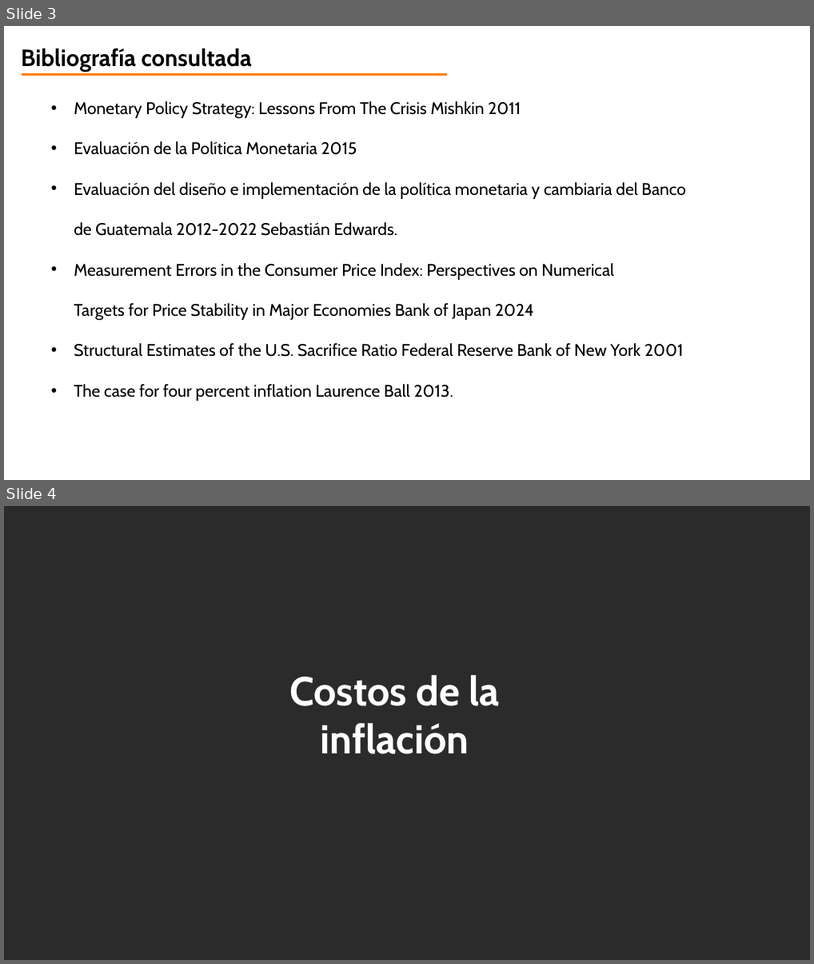
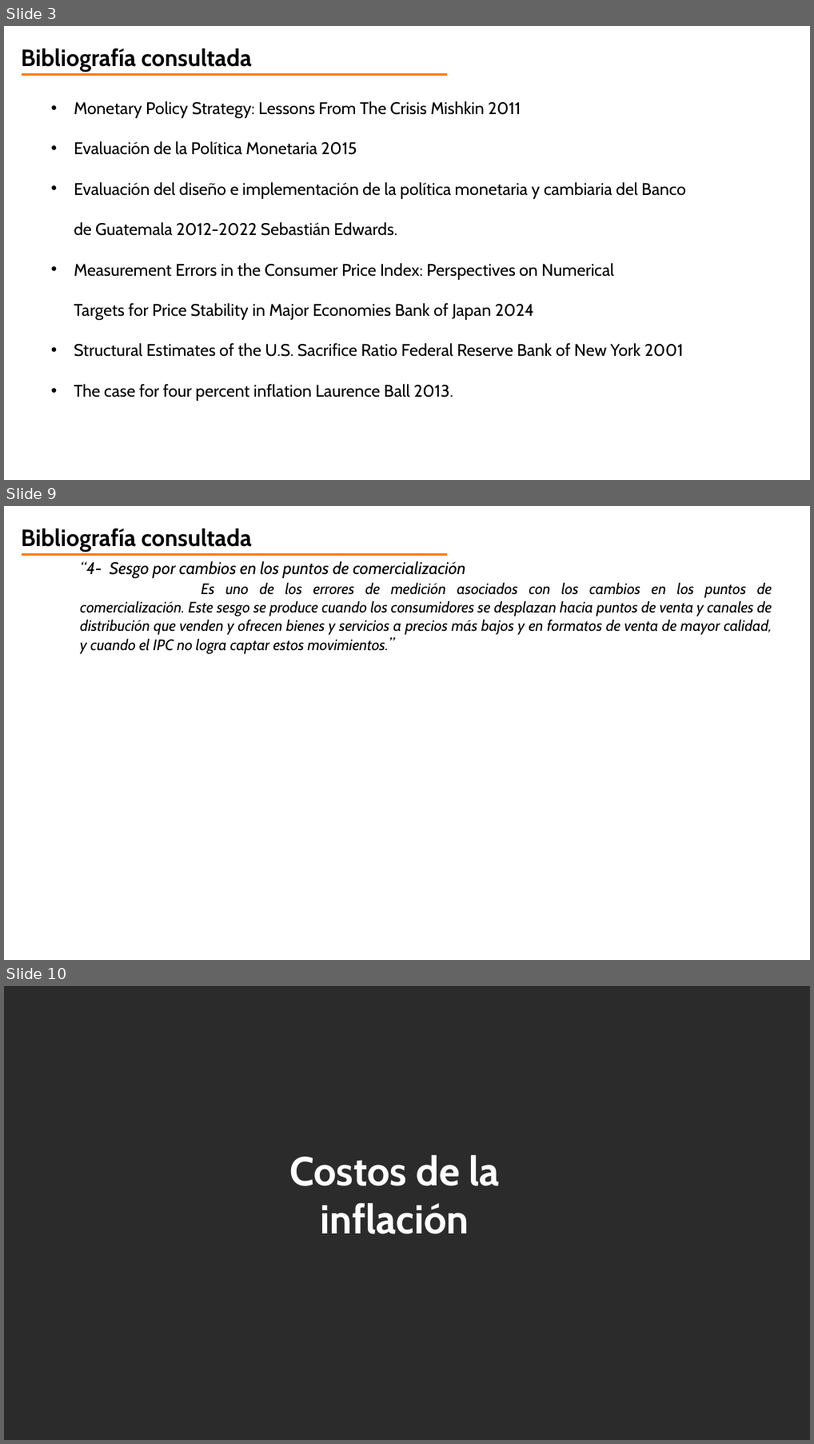
Before and after one commit to jorgeorenos/VAR_estimation, a slide deck: doc/aspectos conceptuales.pptx. Shown one above the other, each under a label of ours: slides 3 and 4 before the commit, slides 3, 9 and 10 after it; the slides between them are not shown. The pictures are 814x964 and 814x1444 pixels, drawn with LibreOffice and Linux fonts; fonts in the diff are those of the drawing; background and template pictures are left out; a plain dark background stands for a picture behind light text. Boxes give left, top, right and bottom in pixels: in the first picture for what was removed or moved away, otherwise in the second. Text is boxed around its words. In the diff, an @@ line names an element or a change of style, - is before the commit and + after.

```diff
--- a/doc/aspectos conceptuales.pptx
+++ b/doc/aspectos conceptuales.pptx
@@ slide 9 added at [4, 506, 810, 960], background picture (left out) @@
@@ text added at [21, 528, 252, 552], 28 pt, text #000000, bold @@
+Bibliografía consultada
@@ line added from (22, 554) to (447, 554), #FF7F00 3 pt @@
@@ text added at [80, 561, 772, 654], 18 pt, text #000000, italic @@
+  “4- Sesgo por cambios en los puntos de comercialización
+  Es uno de los errores de medición asociados con los cambios en los puntos de comercialización. Este sesgo se produce cuando los consumidores se desplazan hacia puntos de venta y canales de distribución que venden y ofrecen bienes y servicios a precios más bajos y en formatos de venta de mayor calidad, y cuando el IPC no logra captar estos movimientos.”
@@ what was slide 4 is now slide 10 @@
```
Also in this commit, not shown: 3 slides changed, 8 other slides added, 1 slide removed, 8 other files.
